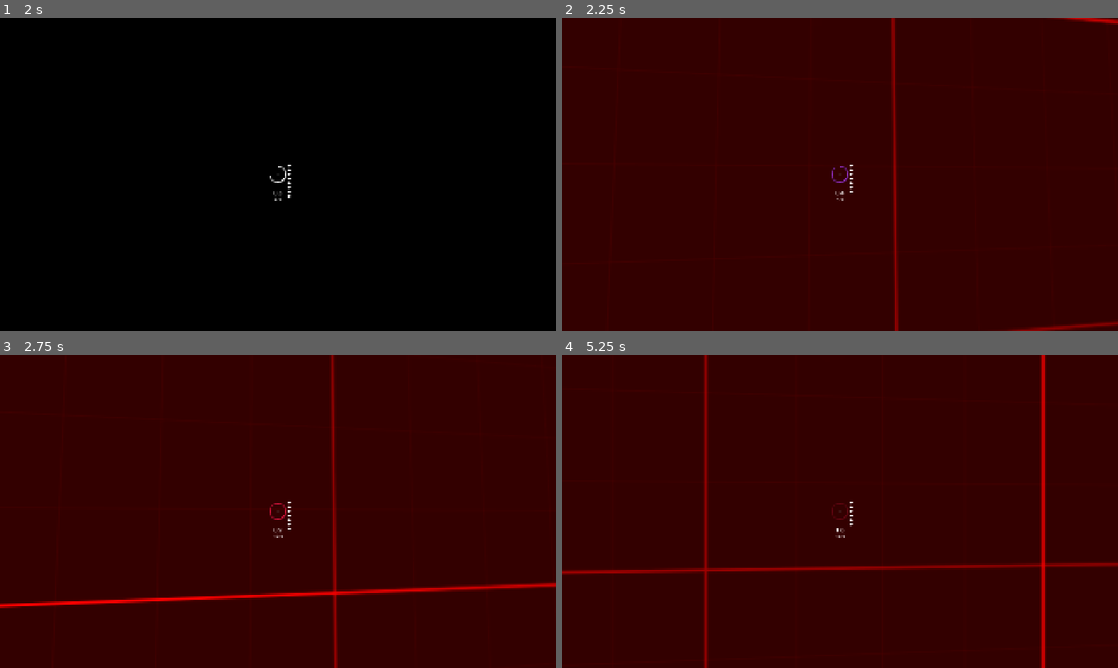
Above: before the commit, frames 1-4 (two rows, left to right).
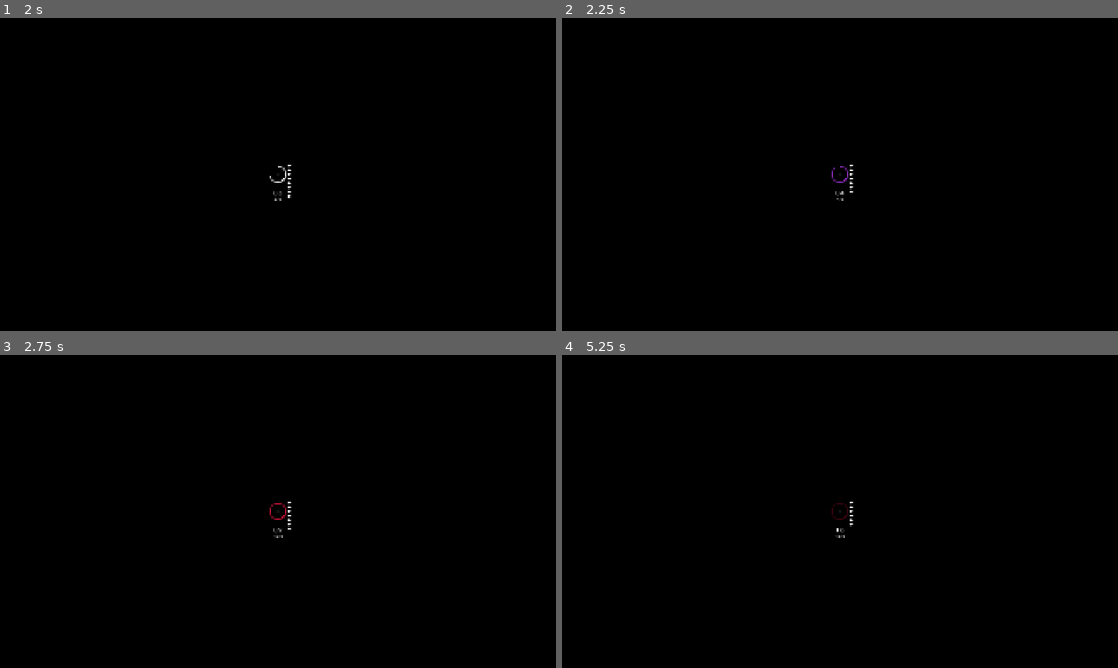
Above: after the commit, the same moments.

Repository: Uliceau/PwNES
Game: Godot game, scene res://GameplayScenes/Main.tscn
Same seed, same stepped clock (60 frames per second), same inputs: the game is played once before the commit and once after it.
Inputs (mouse positions are in pixels of both pictures, inside the frame that each line leads up to):
- Up to frame 1 (2 s): tap Enter at 0.5 s; move the mouse to (305, 174) at 0.52 s; press the mouse at (305, 174) at 0.53 s; hold W (up) from 0.53 s (still down); tap Space (jump) at 0.77, 1.52 s; move the mouse to (250, 174) at 1.27 s; release the mouse at (250, 174) at 1.28 s; tap Shift (crouch) at 1.35 s
- Up to frame 2 (2.25 s): keep holding W (up); tap Space (jump) at 2 s; move the mouse to (851, 168) at 2.02 s; hold Mouse wheel down (scrolldown) from 2.03 s (still down)
- Up to frame 3 (2.75 s): keep holding W (up); keep holding Mouse wheel down (scrolldown)
- Up to frame 4 (5.25 s): keep holding W (up); move the mouse to (834, 517) at 2.77 s; release Mouse wheel down (scrolldown) at 2.78 s; tap Mouse wheel up (scrollup) at 2.85 s; click (834, 517) at 2.92 s; tap Space (jump) at 3.02, 3.77, 4.25, 4.52 s; tap Enter at 3.5, 5 s; move the mouse to (878, 514) at 3.52 s; press the mouse at (878, 514) at 3.53 s; move the mouse to (795, 508) at 4.27 s; release the mouse at (795, 508) at 4.28 s; tap Shift (crouch) at 4.35 s; move the mouse to (845, 511) at 5.02 s; hold Mouse wheel down (scrolldown) from 5.03 s (still down); click (845, 511) at 5.17 s

Frame 1 is identical in both runs. In frame 2, 100% of the frame differs, in the area x 0-100%, y 0-100%; in frame 3, 100%; in frame 4, 100%.

Commit message:
portal near render bug fixed

Diff:
--- a/GameplayScenes/Main.tscn
+++ b/GameplayScenes/Main.tscn
@@ -283,7 +283,7 @@
 [sub_resource type="ViewportTexture" id="ViewportTexture_wom74"]
 viewport_path = NodePath("World/Portals/Portal2/SubViewport")
 
-[sub_resource type="ShaderMaterial" id="ShaderMaterial_a4wok"]
+[sub_resource type="ShaderMaterial" id="ShaderMaterial_73pva"]
 resource_local_to_scene = true
 render_priority = 0
 shader = ExtResource("8_73pva")
@@ -299,33 +299,50 @@
 shader_parameter/uv2_scale = Vector3(0, 0, 0)
 shader_parameter/uv2_offset = Vector3(0, 0, 0)
 
+[sub_resource type="ViewportTexture" id="ViewportTexture_a4wok"]
+viewport_path = NodePath("World/Portals/Portal3/SubViewport")
+
 [sub_resource type="ShaderMaterial" id="ShaderMaterial_j1dju"]
 resource_local_to_scene = true
-render_priority = 1
-shader = ExtResource("4_bbsn4")
+render_priority = 0
+shader = ExtResource("8_73pva")
 shader_parameter/albedo = Color(1, 1, 1, 1)
-shader_parameter/texture_albedo = SubResource("GradientTexture2D_0cbrd")
-shader_parameter/albedo_texture_size = Vector2i(64, 64)
-shader_parameter/point_size = 0.10000000149012
-shader_parameter/roughness = 1.0
-shader_parameter/metallic_texture_channel = Vector4(1, 0, 0, 0)
+shader_parameter/texture_albedo = SubResource("ViewportTexture_a4wok")
+shader_parameter/point_size = 0.0
+shader_parameter/roughness = 0.0
+shader_parameter/metallic_texture_channel = Vector4(0, 0, 0, 0)
 shader_parameter/specular = 0.0
 shader_parameter/metallic = 0.0
-shader_parameter/uv1_scale = Vector3(1, 1, 1)
+shader_parameter/uv1_scale = Vector3(0, 0, 0)
 shader_parameter/uv1_offset = Vector3(0, 0, 0)
-shader_parameter/uv2_scale = Vector3(1, 1, 1)
+shader_parameter/uv2_scale = Vector3(0, 0, 0)
 shader_parameter/uv2_offset = Vector3(0, 0, 0)
-shader_parameter/blackhole_center = Vector2(0.5, 0.5)
-shader_parameter/distortion_strength = -0.12
-shader_parameter/distortion_radius = 0.145
-shader_parameter/flatness = 1.0
+
+[sub_resource type="ViewportTexture" id="ViewportTexture_pcrw0"]
+viewport_path = NodePath("World/Portals/Portal4/SubViewport")
+
+[sub_resource type="ShaderMaterial" id="ShaderMaterial_y6c37"]
+resource_local_to_scene = true
+render_priority = 0
+shader = ExtResource("8_73pva")
+shader_parameter/albedo = Color(1, 1, 1, 1)
+shader_parameter/texture_albedo = SubResource("ViewportTexture_pcrw0")
+shader_parameter/point_size = 0.0
+shader_parameter/roughness = 0.0
+shader_parameter/metallic_texture_channel = Vector4(0, 0, 0, 0)
+shader_parameter/specular = 0.0
+shader_parameter/metallic = 0.0
+shader_parameter/uv1_scale = Vector3(0, 0, 0)
+shader_parameter/uv1_offset = Vector3(0, 0, 0)
+shader_parameter/uv2_scale = Vector3(0, 0, 0)
+shader_parameter/uv2_offset = Vector3(0, 0, 0)
+
+[sub_resource type="Animation" id="Animation_wom74"]
+length = 0.001
 
 [sub_resource type="Animation" id="Animation_73pva"]
 resource_name = "new_animation"
 loop_mode = 1
-
-[sub_resource type="Animation" id="Animation_wom74"]
-length = 0.001
 
 [sub_resource type="AnimationLibrary" id="AnimationLibrary_a4wok"]
 _data = {
@@ -853,10 +870,21 @@
 portal_end = NodePath("../Portal")
 
 [node name="PortalMesh" parent="World/Portals/Portal2" index="1"]
-material_override = SubResource("ShaderMaterial_a4wok")
-
-[node name="Distort" parent="World/Portals/Portal2" index="4"]
+material_override = SubResource("ShaderMaterial_73pva")
+
+[node name="Portal3" parent="World/Portals" node_paths=PackedStringArray("portal_end") instance=ExtResource("7_73pva")]
+transform = Transform3D(1, 0, 0, 0, 1, 0, 0, 0, 1, -3.9448318, 8.732124, 136.05095)
+portal_end = NodePath("../Portal4")
+
+[node name="PortalMesh" parent="World/Portals/Portal3" index="1"]
 material_override = SubResource("ShaderMaterial_j1dju")
+
+[node name="Portal4" parent="World/Portals" node_paths=PackedStringArray("portal_end") instance=ExtResource("7_73pva")]
+transform = Transform3D(1, 0, 0, 0, 1.0000001, 0, 0, 0, 1.0000001, -3.9448318, 28.386673, 136.05095)
+portal_end = NodePath("../Portal3")
+
+[node name="PortalMesh" parent="World/Portals/Portal4" index="1"]
+material_override = SubResource("ShaderMaterial_y6c37")
 
 [node name="AnimationPlayer" type="AnimationPlayer" parent="World/Portals"]
 libraries = {
@@ -866,7 +894,7 @@
 speed_scale = 0.6
 
 [node name="Lava2" type="MeshInstance3D" parent="World" groups=["deadly", "lava"]]
-transform = Transform3D(1, 0, 0, 0, 1, 0, 0, 0, 1, 244.91675, -145.92596, 42.04178)
+transform = Transform3D(1, 0, 0, 0, 1, 0, 0, 0, 1, 244.91675, -103.20846, 42.04178)
 material_override = SubResource("ShaderMaterial_bbsn4")
 cast_shadow = 0
 extra_cull_margin = 20.0
@@ -1287,6 +1315,8 @@
 
 [editable path="World/Portals/Portal"]
 [editable path="World/Portals/Portal2"]
+[editable path="World/Portals/Portal3"]
+[editable path="World/Portals/Portal4"]
 [editable path="World/Dissolvable"]
 [editable path="World/Dissolvable8"]
 [editable path="World/Dissolvable9"]
--- a/MapMechanics/portals/camera_portal.gd
+++ b/MapMechanics/portals/camera_portal.gd
@@ -24,6 +24,7 @@
 
 	camera_3d.global_transform = portal_end.global_transform * local_pos
 	camera_3d.fov = Global.player.camera_3d.fov + 30
+	camera_3d.near = abs(self.global_position - Global.player.global_position).length()
 	#if self.global_position.y < portal_end.global_position.y:
 		#camera_3d.global_transform.origin.y -= portal_end.global_position.y - self.global_position.y
 	#if name == "Portal2":
@@ -38,8 +39,8 @@
 		distort.hide()
 		portal_end.distort.hide()
 
-		portal_mesh.mesh.radius = 7.5
-		portal_mesh.mesh.height = 15.0
+		portal_mesh.mesh.radius = 10
+		portal_mesh.mesh.height = 20.0
 
 
 func _on_collision_outside_body_exited(body: Node3D) -> void:
--- a/MapMechanics/portals/portal.tscn
+++ b/MapMechanics/portals/portal.tscn
@@ -1,8 +1,10 @@
-[gd_scene load_steps=14 format=3 uid="uid://ccn0e8q8n6v2n"]
+[gd_scene load_steps=15 format=3 uid="uid://ccn0e8q8n6v2n"]
 
 [ext_resource type="Script" uid="uid://bsv815k5nxrgj" path="res://MapMechanics/portals/camera_portal.gd" id="1_3up26"]
 [ext_resource type="Shader" uid="uid://c43fh75x4c5oa" path="res://Materials/portal.gdshader" id="2_i1dum"]
 [ext_resource type="Shader" uid="uid://chyuj4v6tsxpb" path="res://GameplayScenes/Main.gdshader" id="3_i1dum"]
+
+[sub_resource type="CameraAttributesPractical" id="CameraAttributesPractical_i1dum"]
 
 [sub_resource type="ViewportTexture" id="ViewportTexture_73pva"]
 viewport_path = NodePath("World/Portals/Portal/SubViewport")
@@ -33,12 +35,12 @@
 [sub_resource type="SphereShape3D" id="SphereShape3D_wom74"]
 radius = 5.7226977
 
-[sub_resource type="Gradient" id="Gradient_iy42t"]
-offsets = PackedFloat32Array(0.053333335, 0.25333333, 0.5733333, 1)
-colors = PackedColorArray(0, 0, 0, 1, 0.8907359, 0.8907359, 0.8907359, 1, 0.9506173, 0.9506173, 0.9506173, 1, 0, 0, 0, 1)
+[sub_resource type="Gradient" id="Gradient_73pva"]
+offsets = PackedFloat32Array(0.51111114, 0.64, 0.71555555, 1)
+colors = PackedColorArray(0, 0, 0, 1, 0.9506173, 0.9506173, 0.9506173, 1, 0.8907359, 0.8907359, 0.8907359, 1, 0, 0, 0, 1)
 
-[sub_resource type="GradientTexture2D" id="GradientTexture2D_0cbrd"]
-gradient = SubResource("Gradient_iy42t")
+[sub_resource type="GradientTexture2D" id="GradientTexture2D_wom74"]
+gradient = SubResource("Gradient_73pva")
 width = 128
 height = 128
 fill = 1
@@ -62,9 +64,9 @@
 shader_parameter/uv2_scale = Vector3(1, 1, 1)
 shader_parameter/uv2_offset = Vector3(0, 0, 0)
 shader_parameter/blackhole_center = Vector2(0.5, 0.5)
-shader_parameter/distortion_strength = 0.43
-shader_parameter/distortion_radius = 0.185
-shader_parameter/flatness = 1.0
+shader_parameter/distortion_strength = -0.42
+shader_parameter/distortion_radius = 0.515
+shader_parameter/flatness = 1.19
 
 [sub_resource type="Gradient" id="Gradient_xghg3"]
 colors = PackedColorArray(0, 0, 0, 0, 1, 1, 1, 0)
@@ -85,6 +87,7 @@
 [node name="Camera3D" type="Camera3D" parent="SubViewport"]
 keep_aspect = 0
 cull_mask = 1048573
+attributes = SubResource("CameraAttributesPractical_i1dum")
 current = true
 fov = 120.0
 size = 100.0
@@ -113,7 +116,7 @@
 layers = 2
 material_override = SubResource("ShaderMaterial_pm06w")
 cast_shadow = 0
-pixel_size = 1.4198
+pixel_size = 0.2798
 billboard = 1
 no_depth_test = true
 texture = SubResource("GradientTexture2D_5ri1i")
Not shown: 1 places in GameplayScenes/Main.tscn that only renumber resources
Not shown: 1 places in MapMechanics/portals/portal.tscn that only renumber resources
